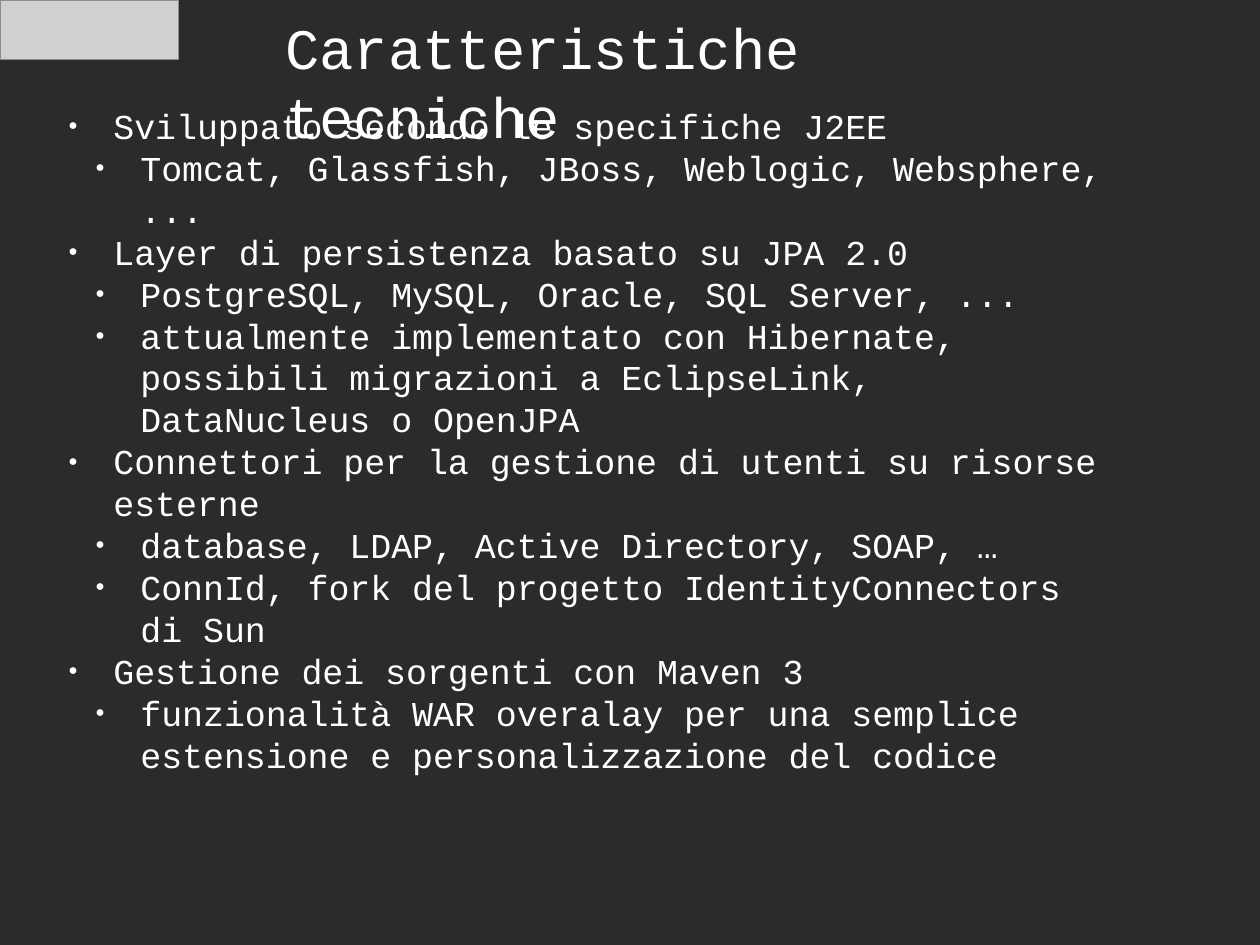
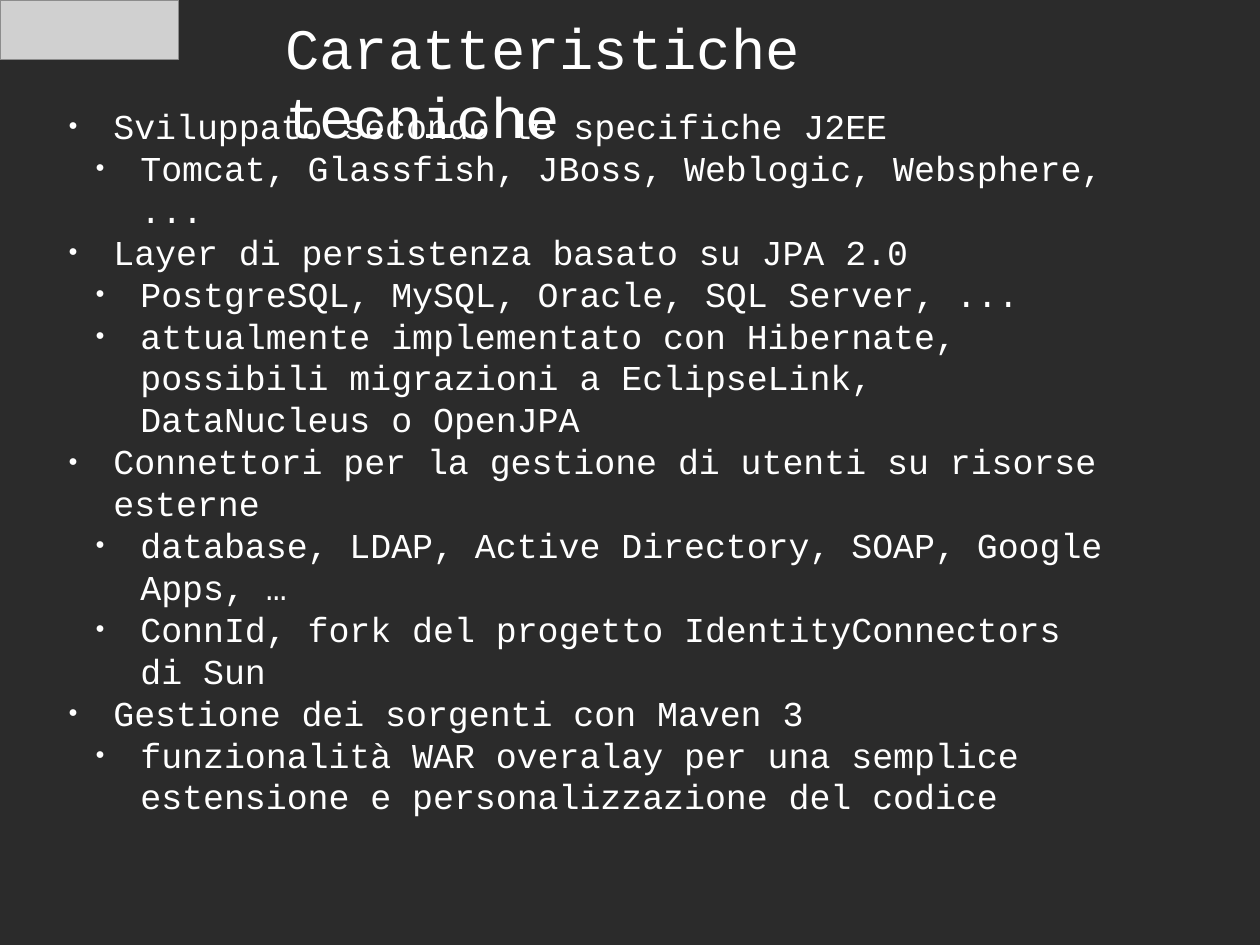
Before and after one commit to ilgrosso/oldSyncopeIdM, a slide deck: slide 11 of docs/Presentation/Syncope OpenSource IdM - it.odp (slide 10 before the commit). Drawn at 1260x945 pixels with LibreOffice and Linux fonts; fonts in the diff are those of the drawing; grey boxes stand for pictures; background and template pictures are left out; a plain dark background stands for a picture behind light text. Boxes give left, top, right and bottom in pixels: in the first picture for what was removed or moved away, otherwise in the second. Text is boxed around its words. In the diff, an @@ line names an element or a change of style, - is before the commit and + after.

```diff
--- a/docs/Presentation/Syncope OpenSource IdM - it.odp
+++ b/docs/Presentation/Syncope OpenSource IdM - it.odp
@@ text at box(140, 534, 1103, 608): text changed @@
-  ● database, LDAP, Active Directory, SOAP, …
+  ● database, LDAP, Active Directory, SOAP, Google Apps, …
```
Also in this commit, not shown: 5 other slides changed, 3 slides added, 2 slides removed.
